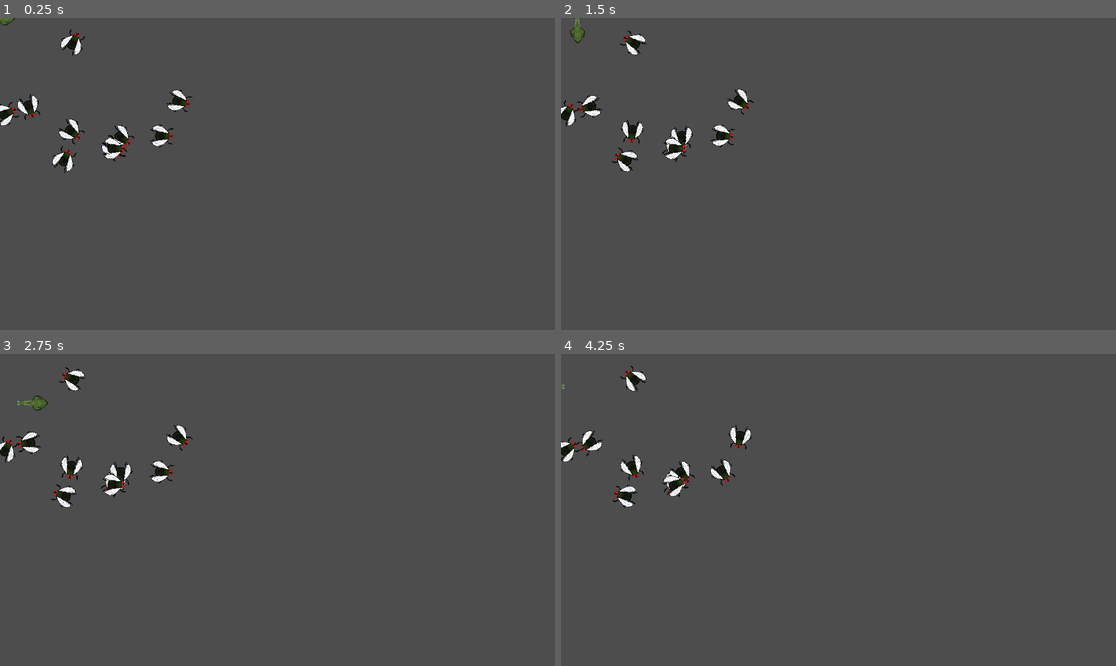
Above: before the commit, frames 1-4 (two rows, left to right).
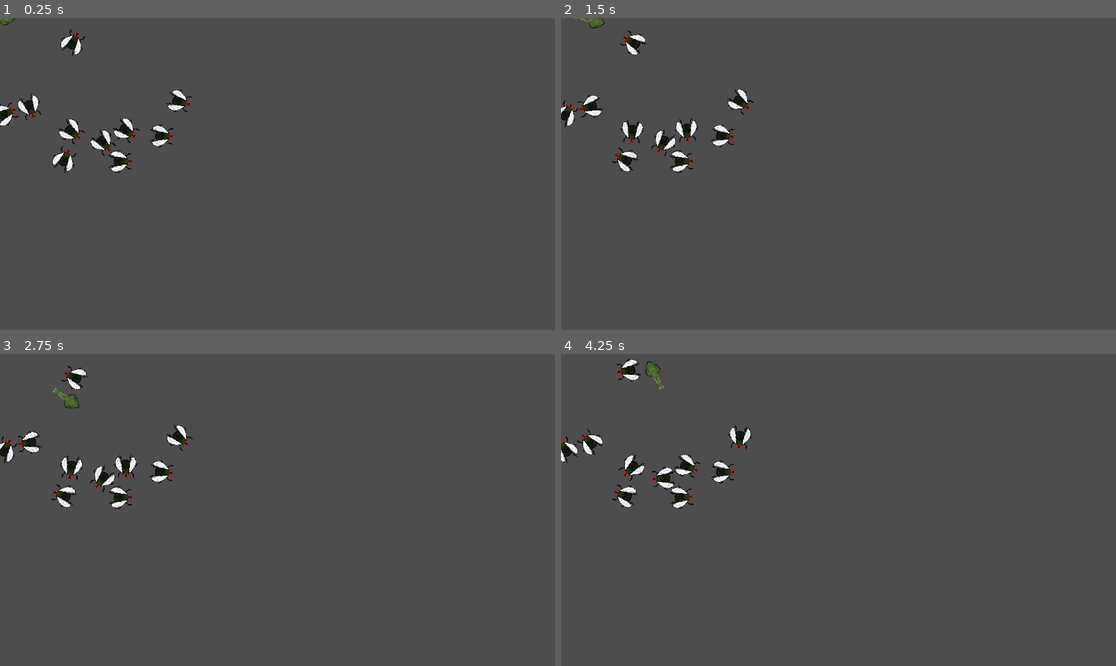
Above: after the commit, the same moments.

Repository: ibricchi/kikkerkoken
Game: Godot game, scene res://swamp.tscn
Two runs of this game, one before a commit and one after it. Both use one fixed random seed, a clock stepped at 60 frames per second and the inputs below.
Inputs:
- Up to frame 1 (0.25 s): no input
- Up to frame 2 (1.5 s): hold D (right) 0.53-1.28 s; hold S (down) from 1.28 s (still down)
- Up to frame 3 (2.75 s): release S (down) at 2.03 s; hold D (right) from 2.03 s (still down)
- Up to frame 4 (4.25 s): release D (right) at 2.78 s; hold W (up) 2.78-3.53 s; hold A (left) from 3.53 s (still down)

The runs differ from the first frame. In frame 1, 0.8% of the frame differs, in the area x 0-26%, y 24-50%; in frame 2, 1.0%; in frame 3, 1.2%; in frame 4, 1.9%, in the area x 0-35%, y 1-50%.

Commit message:
Add broken pushing mechanic

Diff:
--- a/scenes/fly.tscn
+++ b/scenes/fly.tscn
@@ -3,17 +3,17 @@
 [ext_resource type="Script" path="res://scripts/fly.gd" id="1_2d2wq"]
 [ext_resource type="Texture2D" uid="uid://bcm7i31o2cuii" path="res://assets/flytop.png" id="1_viyhk"]
 
-[sub_resource type="RectangleShape2D" id="RectangleShape2D_ltkt8"]
-size = Vector2(50, 50)
+[sub_resource type="CircleShape2D" id="CircleShape2D_jktmf"]
+radius = 27.0185
 
 [node name="Fly" type="RigidBody2D"]
 gravity_scale = 0.0
 script = ExtResource("1_2d2wq")
 
-[node name="CollisionShape2D" type="CollisionShape2D" parent="."]
-shape = SubResource("RectangleShape2D_ltkt8")
-
 [node name="Flytop" type="Sprite2D" parent="."]
 position = Vector2(-1.43051e-06, -1.43051e-06)
 scale = Vector2(0.75, 0.75)
 texture = ExtResource("1_viyhk")
+
+[node name="CollisionShape2D" type="CollisionShape2D" parent="."]
+shape = SubResource("CircleShape2D_jktmf")
--- a/scenes/player.tscn
+++ b/scenes/player.tscn
@@ -3,8 +3,9 @@
 [ext_resource type="Script" path="res://scripts/player.gd" id="1_1ddw4"]
 [ext_resource type="Texture2D" uid="uid://b1tjrjsw5mbfd" path="res://assets/tadpole0.png" id="2_1w38y"]
 
-[sub_resource type="RectangleShape2D" id="RectangleShape2D_urt3l"]
-size = Vector2(100, 100)
+[sub_resource type="CapsuleShape2D" id="CapsuleShape2D_t40hw"]
+radius = 16.0
+height = 67.0
 
 [node name="player" type="CharacterBody2D"]
 script = ExtResource("1_1ddw4")
@@ -13,4 +14,6 @@
 texture = ExtResource("2_1w38y")
 
 [node name="CollisionShape2D" type="CollisionShape2D" parent="."]
-shape = SubResource("RectangleShape2D_urt3l")
+position = Vector2(-2.5, 0)
+rotation = 1.5708
+shape = SubResource("CapsuleShape2D_t40hw")
--- a/scripts/fly.gd
+++ b/scripts/fly.gd
@@ -7,12 +7,12 @@
 # Called when the node enters the scene tree for the first time.
 func _ready() -> void:
 	wander_orientation =  randf() * (2 * PI)
-
+	linear_damp = 0.5
 
 
 # Called every frame. 'delta' is the elapsed time since the previous frame.
-func _process(delta: float) -> void:
-	self.global_rotation = lerp_angle( self.global_rotation , self.wander_orientation  , rotation_speed * delta)
+func _physics_process(delta: float) -> void:
+	self.rotation = lerp_angle(self.global_rotation , self.wander_orientation, rotation_speed * delta)
 	wander_time -= delta
 	if wander_time < 0:
 		wander_time = 4.0
--- a/scripts/player.gd
+++ b/scripts/player.gd
@@ -1,8 +1,10 @@
 extends CharacterBody2D
 
 @export var max_speed: int = 200
-@export var acceleartion: float = 0.01
-@export var deceleration: float = 0.03
+@export var acceleartion: float = 0.9
+@export var deceleration: float = 1.2
+@export var push_force: float = 20000
+@export var rotation_speed: float = 10
 
 var speed: Vector2 = Vector2.UP
 
@@ -20,11 +22,18 @@
 
 func _physics_process(delta):
 	var input = get_movement_input()
+
+	var lerp_fact = acceleartion
 	if (input == Vector2.ZERO):
-		velocity -= velocity * deceleration
-	else:
-		var speed = velocity.length()
-		var new_speed = clampf(speed + max_speed * acceleartion, 0, max_speed)
-		velocity = input * new_speed
-		rotation = atan2(input.y, input.x)
-	move_and_slide()
+		lerp_fact = deceleration
+
+	var target_velocity = input * max_speed
+	self.velocity = lerp(self.velocity, target_velocity, lerp_fact * delta)
+	if (input != Vector2.ZERO):
+		self.rotation = lerp_angle(self.rotation, atan2(self.velocity.y, self.velocity.x), rotation_speed * delta)
+
+	if move_and_slide():
+		var col = get_last_slide_collision()
+		var obj = col.get_collider()
+		if obj is RigidBody2D:
+			obj.apply_force(-col.get_normal() * push_force * delta )
